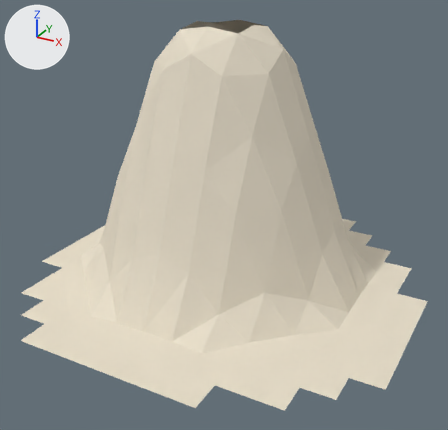
What one commit did to the Blender file Assets/Models/Environment/Hill12.blend.
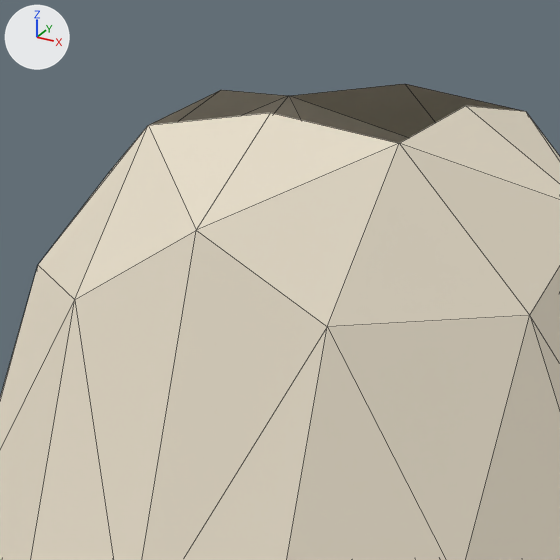
Each version is shown whole from a camera (50 mm lens) standing at (9.56, -17.85, 11.26) and looking at (0.16, -0.77, 2.72), then close up on the part from 32% to 62% of the width and 0% to 30% of the height. Arrows for +X, +Y and +Z are at upper left; the lights stay in place. The close-ups show mesh edges as thin lines.

Objects in the first close-up: 'Hill 12'.
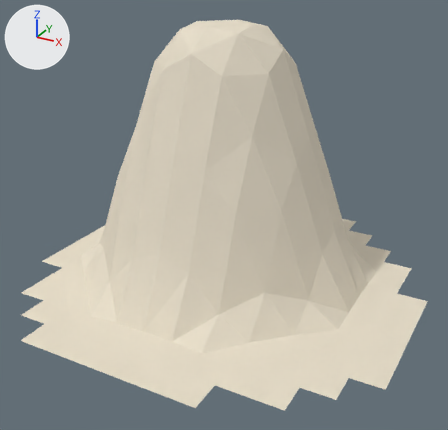
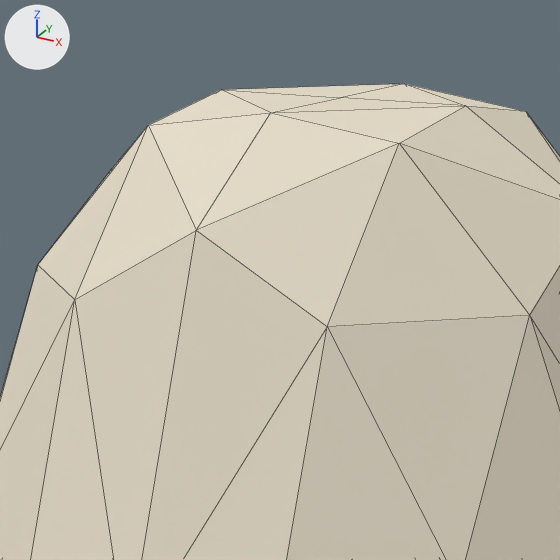
Commit message: Fixed Hill 12
added missing planes

The change, as a diff of the scene's bpy script:
```diff
--- a/Assets/Models/Environment/Hill12.blend.py
+++ b/Assets/Models/Environment/Hill12.blend.py
@@ me_plane @@
 me_plane.from_pydata(...)  # 166 vertices, 136 faces; spans x -1.0..1.0, y -1.0..1.0, z 0.0..1.3
 # used by ob_hill_12; location = (0.0, 0.0, 0.0); scale = (6.83, 6.83, 6.83)
 # verts and faces of me_plane; kept vertices keep their numbers, new ones are numbered from 166
 # before: 80 (-0.23, -0.08, 1.28) at pixel (148, 125), 81 (-0.23, 0.08, 1.3) at pixel (221, 89), 82 (-0.23, 0.23, 1.28) at pixel (288, 95), 92 (-0.08, -0.08, 1.3) at pixel (270, 112), 93 (-0.08, 0.23, 1.3) at pixel (404, 83)
 # before: 103 (0.08, -0.08, 1.28) at pixel (399, 143), 104 (0.08, 0.08, 1.3) at pixel (465, 105), 105 (0.08, 0.23, 1.28) at pixel (525, 111)
+# me_plane part 1
+verts[166] = (-0.08, 0.08, 1.3)  # pixel (340, 97)
+faces += [(80, 92, 166, 81), (92, 103, 104, 166), (93, 166, 104, 105), (81, 166, 93, 82)]
 me_plane.materials.append(mat_material_001)
```

Pixel boxes (x1, y1, x2, y2) of what changed, in the close-ups (560 x 560 px):
part 1 of me_plane, added
    after: (149, 84, 522, 143)
